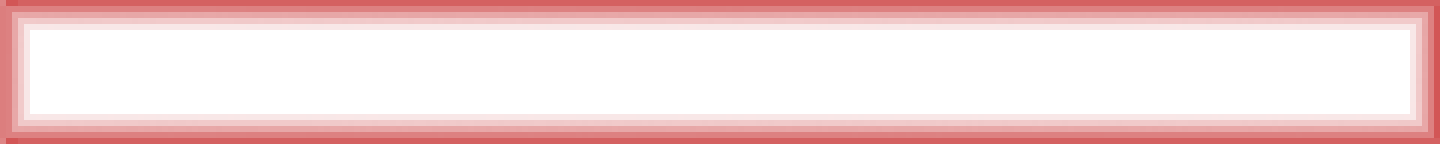
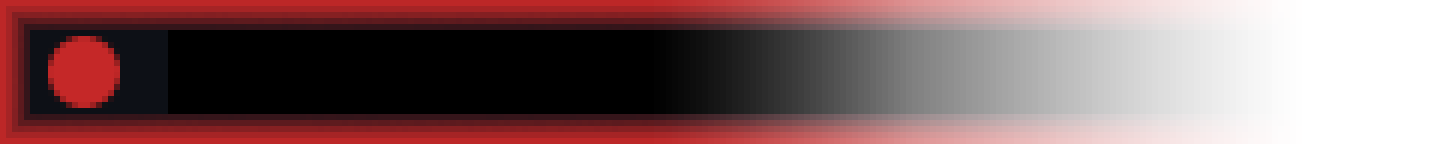
Layers edited between the first and the second 1440 x 144 image:
added group "Group 1" with 14 layers above "Panel copy" over [0, 0, 1440, 144]
moved "Cybran" (1st of 2, in "Group 1") into group "Group 1", painted on it over [0, 0, 1440, 144]
moved "Factions" into group "Group 1" over [0, 0, 1440, 144]
showed "Background copy" over [0, 0, 1440, 144]
added layer "Cybran" (2nd of 2, in "Group 1") in group "Group 1" over [48, 36, 120, 108]
renamed "Ellipse 1" to "Neutral", showed it, moved it into group "Group 1", painted on it over [36, 36, 120, 108]
showed "Panel", moved it into group "Group 1", painted on it over [0, 0, 1440, 144]
